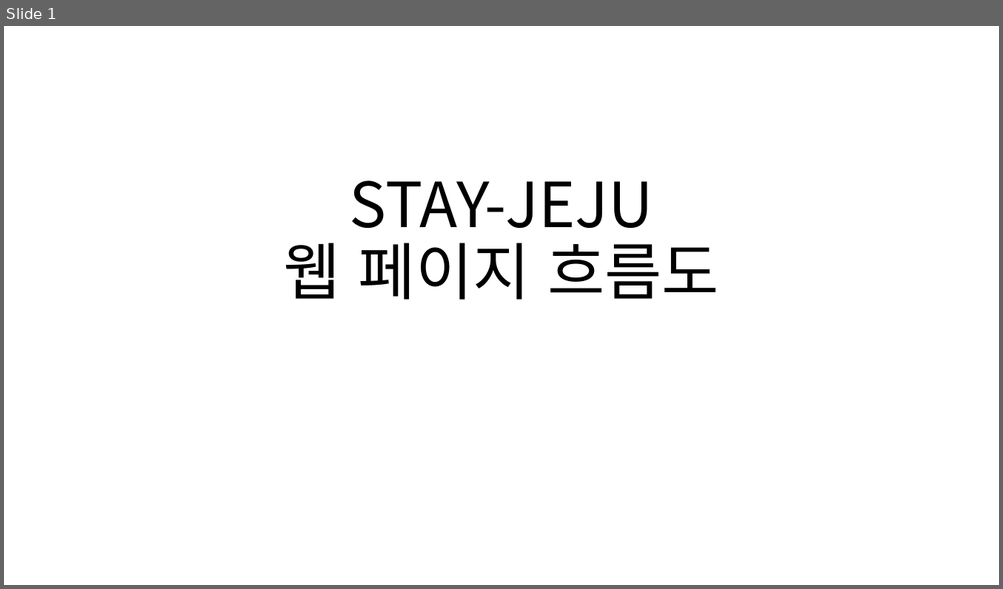
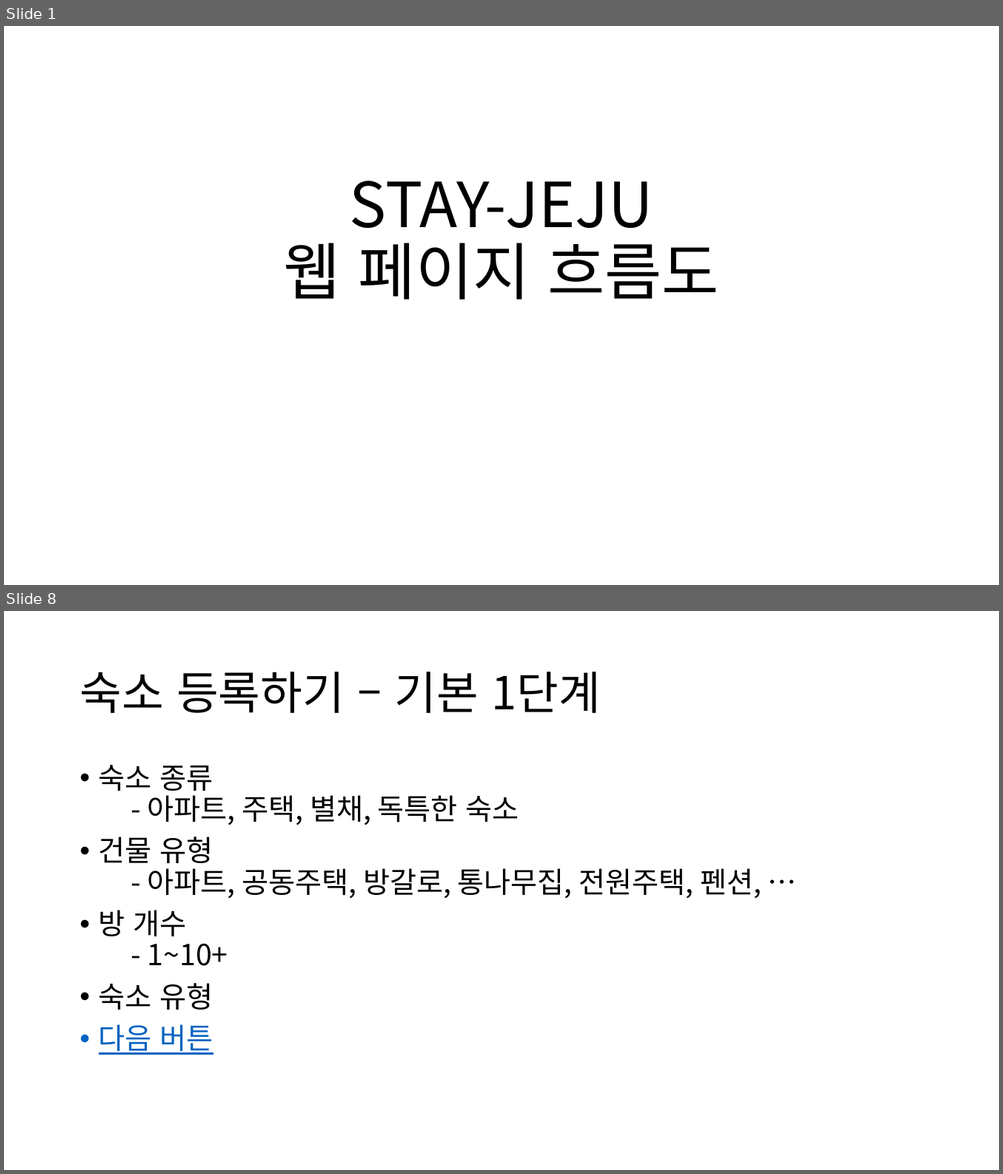
Before and after one commit to chyoojun/stay-jeju, a slide deck: doc/웹 페이지 흐름도.pptx. Shown one above the other, each under a label of ours: slide 1 before the commit, slides 1 and 8 after it; the slides between them are not shown. The pictures are 1003x589 and 1003x1174 pixels, drawn with LibreOffice and Linux fonts; fonts in the diff are those of the drawing. Boxes give left, top, right and bottom in pixels: in the first picture for what was removed or moved away, otherwise in the second. Text is boxed around its words. In the diff, an @@ line names an element or a change of style, - is before the commit and + after.

```diff
--- a/doc/웹 페이지 흐름도.pptx
+++ b/doc/웹 페이지 흐름도.pptx
@@ slide 8 added at box(4, 611, 999, 1170), background #FFFFFF @@
@@ title added at box(79, 672, 600, 713), 44 pt, text #000000 @@
+숙소 등록하기 – 기본 1단계
@@ text added at box(99, 765, 761, 1055), 28 pt, text #000000 @@
+• 숙소 종류
+  - 아파트, 주택, 별채, 독특한 숙소
+• 건물 유형
+  - 아파트, 공동주택, 방갈로, 통나무집, 전원주택, 펜션, …
+• 방 개수
+  - 1~10+
+• 숙소 유형
+• 다음 버튼
```
Also in this commit, not shown: 23 other slides added, 1 slide removed.
